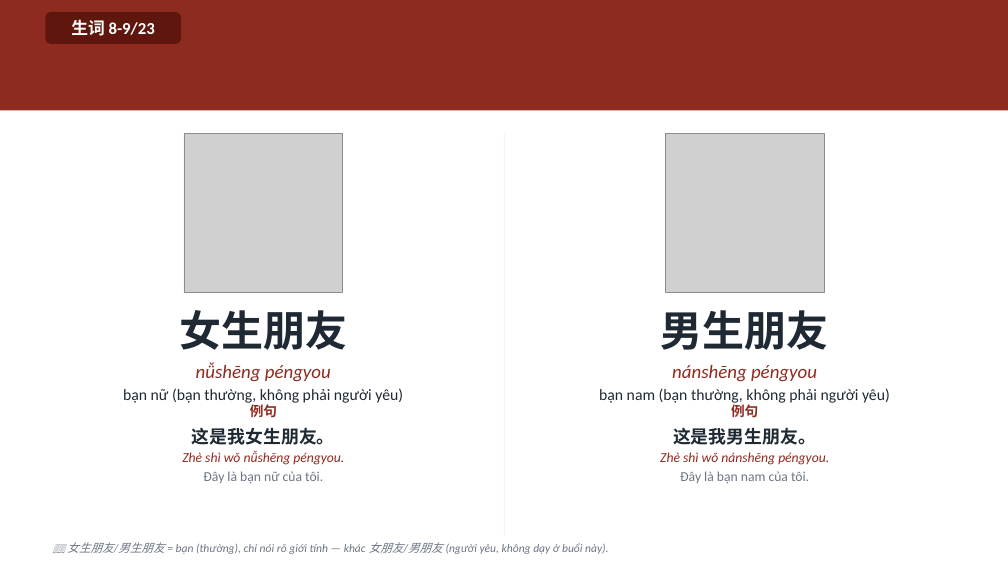
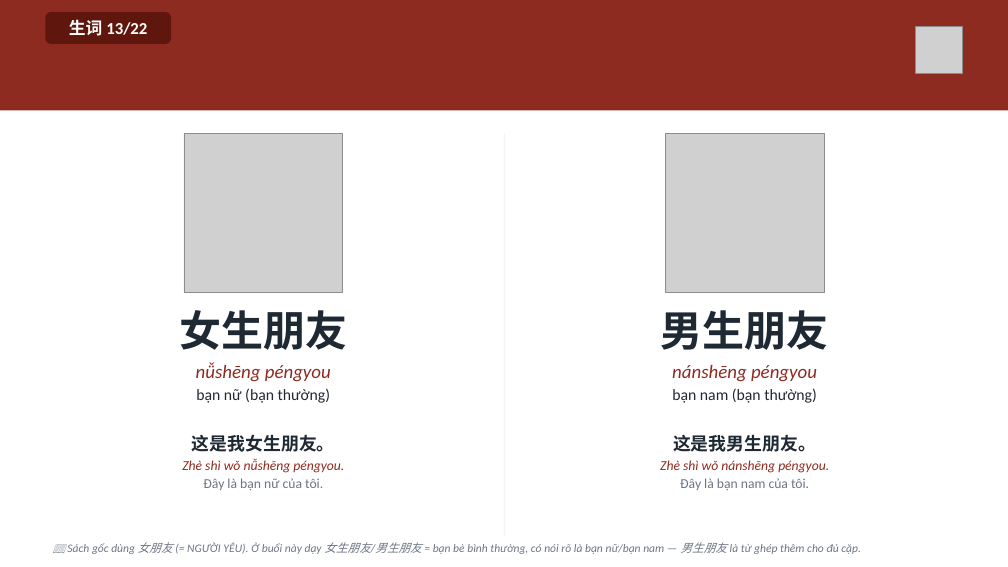
Before and after one commit to HuyenNguyen911/chinese-learning-os, a slide deck: slide 11 of output/hsk1/buoi03_quoctich/slide/Buoi-03-Quoctich.pptx (slide 10 before the commit). Drawn at 1008x567 pixels with LibreOffice and Linux fonts; fonts in the diff are those of the drawing; grey boxes stand for pictures. Boxes give left, top, right and bottom in pixels: in the first picture for what was removed or moved away, otherwise in the second. Text is boxed around its words. In the diff, an @@ line names an element or a change of style, - is before the commit and + after.

```diff
--- a/output/hsk1/buoi03_quoctich/slide/Buoi-03-Quoctich.pptx
+++ b/output/hsk1/buoi03_quoctich/slide/Buoi-03-Quoctich.pptx
@@ rounded rectangle "生词 13/22": place and size @@
-rounded rectangle "生词 13/22" at bbox=[45, 12, 181, 44]
+rounded rectangle "生词 13/22" at bbox=[45, 12, 171, 44]
@@ text in rounded rectangle at bbox=[69, 19, 147, 36]: text changed @@
-生词 8-9/23
+生词 13/22
@@ picture added at bbox=[916, 26, 963, 73] @@
@@ text at bbox=[196, 388, 331, 403]: text changed @@
-bạn nữ (bạn thường, không phải người yêu)
+bạn nữ (bạn thường)
@@ text at bbox=[672, 388, 817, 403]: text changed @@
-bạn nam (bạn thường, không phải người yêu)
+bạn nam (bạn thường)
@@ text at bbox=[182, 434, 344, 490]: paragraph removed @@
-例句
@@ text "这是我女生朋友。": place and size @@
-text "这是我女生朋友。" at bbox=[182, 427, 344, 483]
+text "这是我女生朋友。" at bbox=[182, 434, 344, 490]
@@ text at bbox=[192, 434, 335, 452]: less space between paragraphs @@
@@ text at bbox=[660, 435, 829, 490]: paragraph removed @@
-例句
@@ text "这是我男生朋友。": place and size @@
-text "这是我男生朋友。" at bbox=[660, 428, 829, 483]
+text "这是我男生朋友。" at bbox=[660, 435, 829, 490]
@@ text at bbox=[673, 435, 816, 452]: less space between paragraphs @@
@@ text at bbox=[67, 542, 861, 554]: text changed @@
-📖 女生朋友/男生朋友 = bạn (thường), chỉ nói rõ giới tính — khác 女朋友/男朋友 (người yêu, không dạy ở buổi này).
+📖 Sách gốc dùng 女朋友 (= NGƯỜI YÊU). Ở buổi này dạy 女生朋友/男生朋友 = bạn bè bình thường, có nói rõ là bạn nữ/bạn nam — 男生朋友 là từ ghép thêm cho đủ cặp.
```
Also in this commit, not shown: 15 other slides changed, 21 slides added, 14 slides removed, 55 other files.
